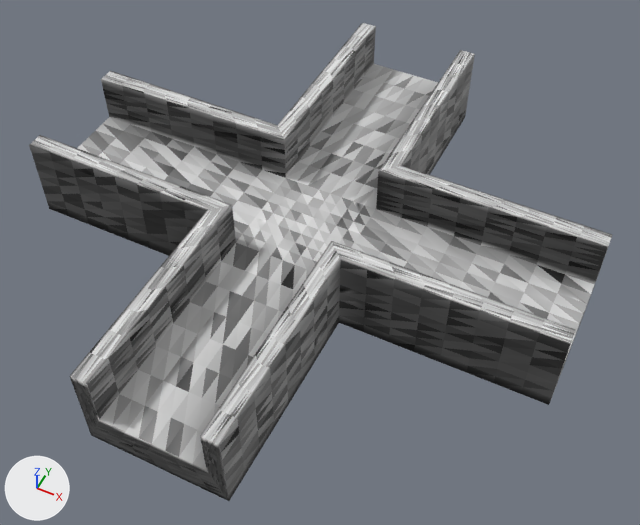
One commit to the glTF model resources/shape-0.glb: the scene before it, then after it.
Both versions are drawn from a 50 mm camera at (0.521, -0.99, 1.181) aimed at (0.046, -0.04, -0.006). The lights are fixed; the arrows at lower left show +X, +Y and +Z. Vertices at the same position are counted once.

In view in the first picture: 'defaultobject'.
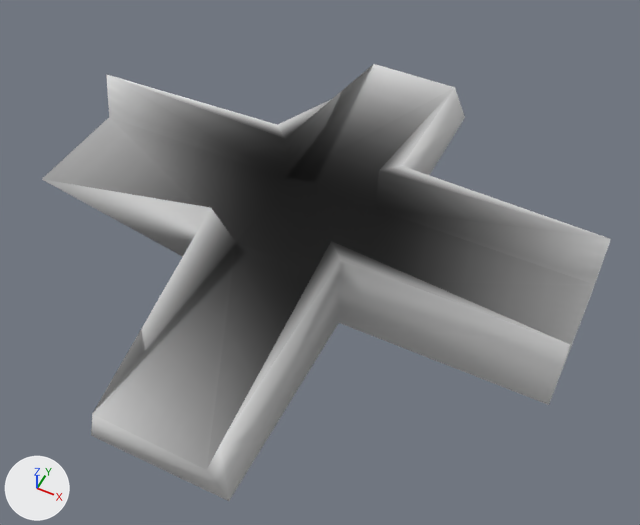
Edits to the bpy script that builds the scene:
```text
Change me_defaultobject:
    used by ob_defaultobject; location = (0.0, 0.0, 0.0)
    remove me_defaultobject.from_pydata(...)  # 2946 vertices, 5888 faces; spans x -0.5..0.5, y -0.5..0.5, z -0.038..0.125
    add me_defaultobject.from_pydata(...)  # 34 vertices, 64 faces; spans x -0.5..0.5, y -0.5..0.5, z -0.038..0.125
    me_defaultobject part 1: 2923 vertices removed from x -0.5..0.5, y -0.5..0.5, z -0.038..0.125; 11 vertices added at x -0.5..0.5, y -0.5..0.126, z -0.038..0.125
    me_defaultobject part 2: the surface is now shaded smooth
```

Changed parts and their boxes [x1, y1, x2, y2] in the pictures (640 x 525 px):
'defaultobject', reshaped (9% shorter): before [29, 23, 612, 501]; after [42, 64, 611, 501]
part 1 of me_defaultobject, cut back: before [29, 23, 612, 501]; after [42, 66, 611, 470]
